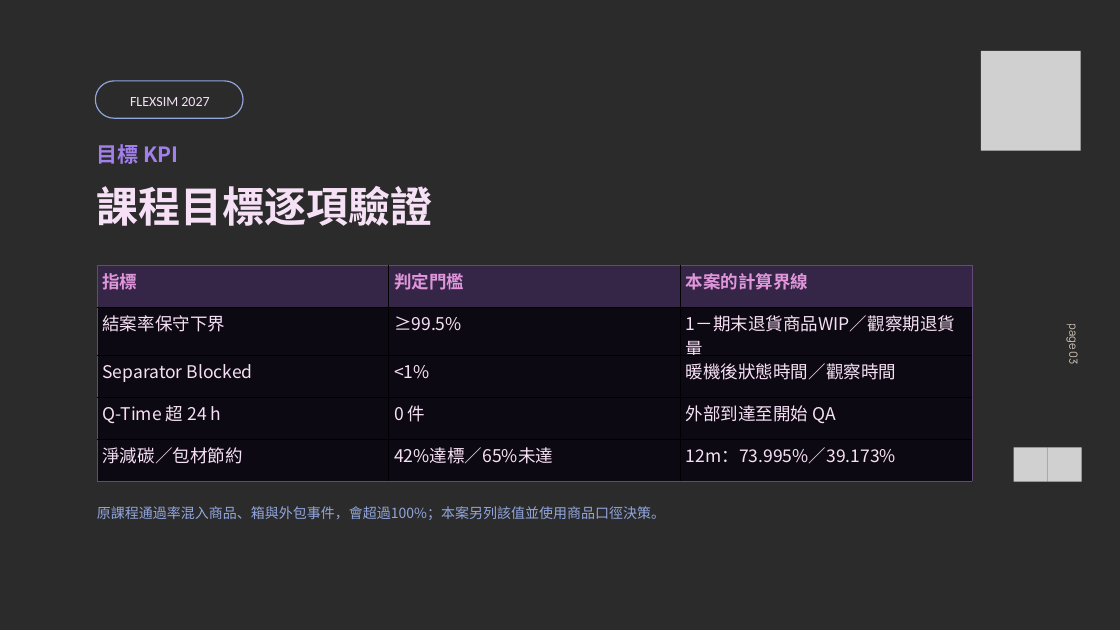
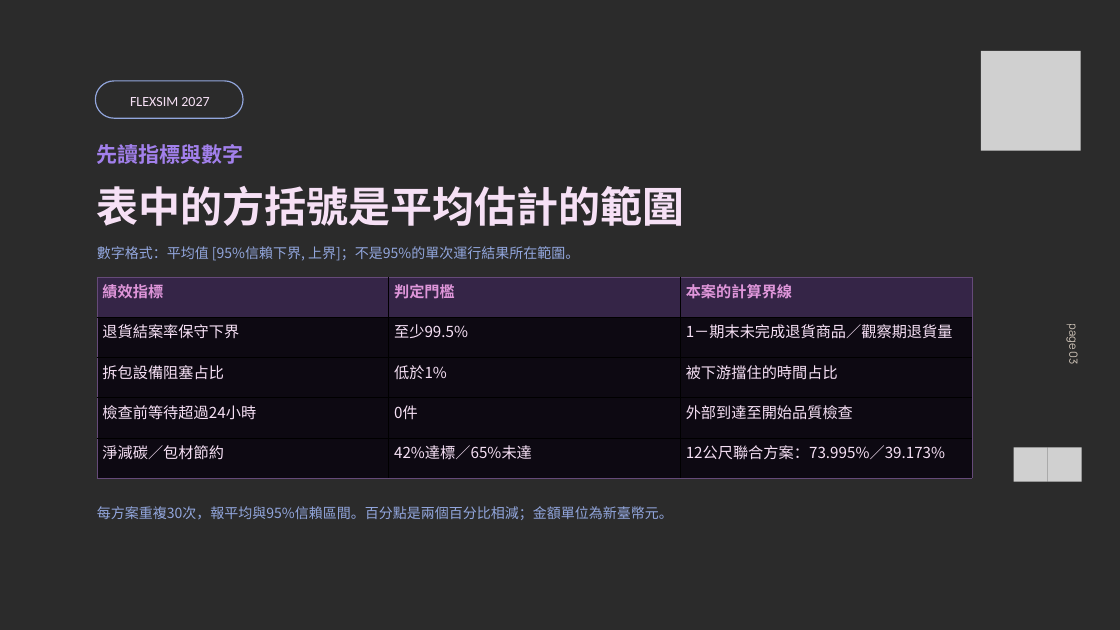
Before and after one commit to JRYTW/flexsim-circular-logistics-digital-twin, a slide deck: slide 3 of 重點檔案/01_成果簡報.pptx. Drawn at 1120x630 pixels with LibreOffice and Linux fonts; fonts in the diff are those of the drawing; grey boxes stand for pictures; background and template pictures are left out; a plain dark background stands for a picture behind light text. Boxes give left, top, right and bottom in pixels: in the first picture for what was removed or moved away, otherwise in the second. Text is boxed around its words. In the diff, an @@ line names an element or a change of style, - is before the commit and + after.

```diff
--- a/重點檔案/01_成果簡報.pptx
+++ b/重點檔案/01_成果簡報.pptx
@@ text at bbox=[97, 144, 244, 164]: text changed @@
-目標 KPI
+先讀指標與數字
@@ text at bbox=[97, 186, 685, 226]: text changed @@
-課程目標逐項驗證
+表中的方括號是平均估計的範圍
@@ text added at bbox=[97, 246, 579, 261], 18 pt, text #92A6DD @@
+數字格式：平均值 [95%信賴下界, 上界]；不是95%的單次運行結果所在範圍。
@@ table at bbox=[97, 277, 972, 478] @@
-row 1, column 1: 指標
+row 1, column 1: 績效指標
-row 2: 結案率保守下界 | ≥99.5% | 1－期末退貨商品WIP／觀察期退貨量
+row 2: 退貨結案率保守下界 | 至少99.5% | 1－期末未完成退貨商品／觀察期退貨量
-row 3: Separator Blocked | <1% | 暖機後狀態時間／觀察時間
+row 3: 拆包設備阻塞占比 | 低於1% | 被下游擋住的時間占比
-row 4: Q-Time 超 24 h | 0 件 | 外部到達至開始 QA
+row 4: 檢查前等待超過24小時 | 0件 | 外部到達至開始品質檢查
-row 5, column 3: 12m：73.995%／39.173%
+row 5, column 3: 12公尺聯合方案：73.995%／39.173%
@@ size 22.5 to 19.5 pt in "判定門檻", "本案的計算界線", "淨減碳／包材節約", "42%達標／65%未達" @@
@@ table: place and size @@
-table at bbox=[97, 265, 972, 475]
+table at bbox=[97, 277, 972, 478]
@@ text at bbox=[97, 506, 673, 520]: text changed @@
-原課程通過率混入商品、箱與外包事件，會超過100%；本案另列該值並使用商品口徑決策。
+每方案重複30次，報平均與95%信賴區間。百分點是兩個百分比相減；金額單位為新臺幣元。
```
Also in this commit, not shown: 13 other slides changed, 1 slide added, 1 slide removed, 26 other files.
